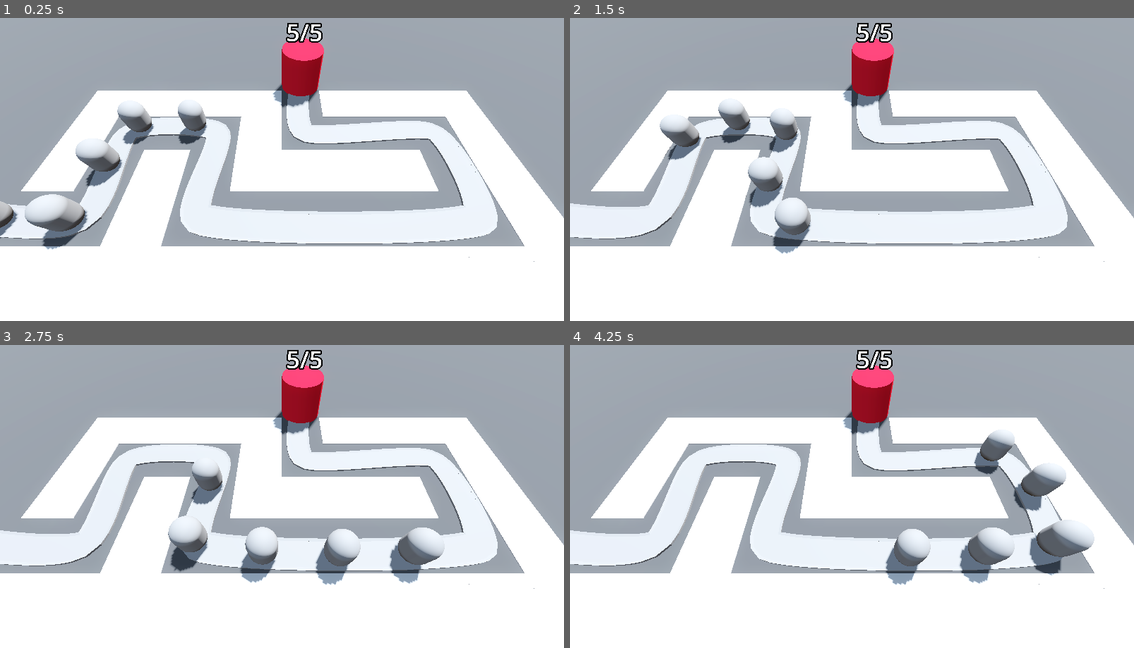
Above: before the commit, frames 1-4 (two rows, left to right).
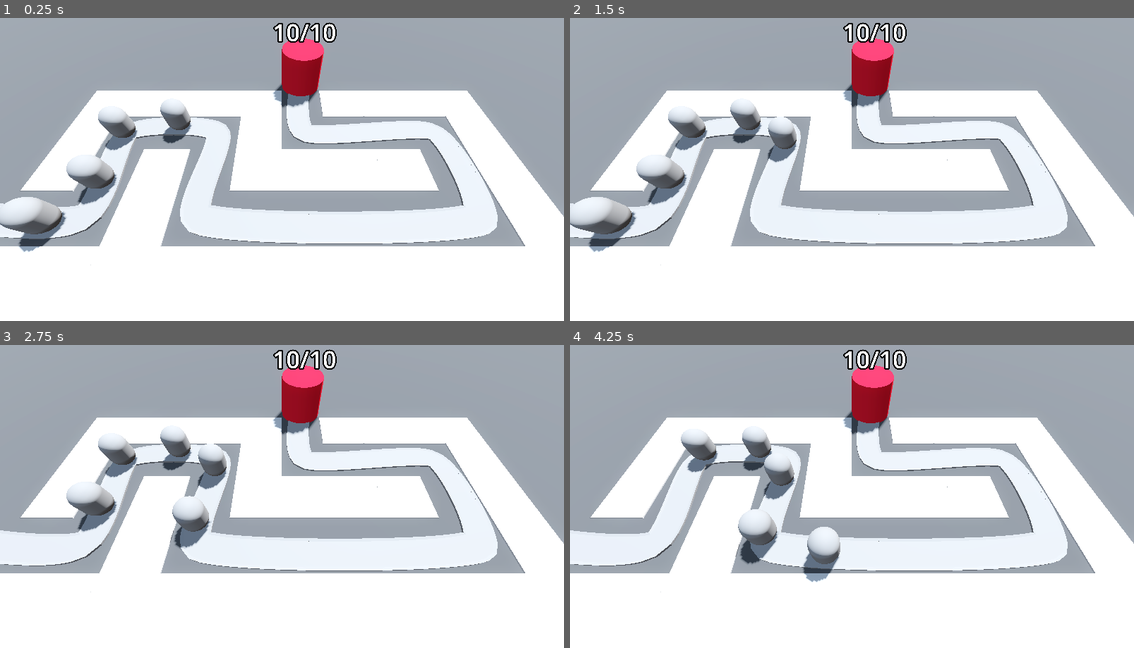
Above: after the commit, the same moments.

Repository: benediktms/BarbarianBlaster
Game: Godot game, scene res://levels/base_level.tscn
Same seed, same stepped clock (60 frames per second), same inputs: the game is played once before the commit and once after it.
Inputs (mouse positions are in pixels of both pictures, inside the frame that each line leads up to):
- Up to frame 1 (0.25 s): no input
- Up to frame 2 (1.5 s): move the mouse to (976, 148) at 0.52 s; move the mouse to (739, 178) at 1.27 s
- Up to frame 3 (2.75 s): move the mouse to (338, 420) at 2.02 s
- Up to frame 4 (4.25 s): move the mouse to (823, 554) at 2.77 s; move the mouse to (1021, 535) at 3.52 s

The runs differ from the first frame. In frame 1, 5.5% of the frame differs, in the area x 0-100%, y 1-82%; in frame 2, 6.2%; in frame 3, 7.3%; in frame 4, 8.2%, in the area x 3-100%, y 1-82%.

Commit message:
feat: add ray cast to detect mouse over

Diff:
--- a/base/base.gd
+++ b/base/base.gd
@@ -6,14 +6,14 @@
 var current_health: int:
 	set(new_value):
 		current_health = new_value
-		label_3d.text = str(new_value) + "/" + str(max_health)
-		label_3d.modulate = Color.RED.lerp(Color.WHITE, float(current_health) / float(max_health))
+		label.text = str(new_value) + "/" + str(max_health)
+		label.modulate = Color.RED.lerp(Color.WHITE, float(current_health) / float(max_health))
 		if current_health < 1:
 			get_tree().reload_current_scene()
 	get:
 		return current_health
 
-@onready var label_3d: Label3D = $Label3D
+@onready var label: Label3D = $Label3D
 
 var path: Path3D
 var target_pos: Vector3
--- a/enemy/enemy.gd
+++ b/enemy/enemy.gd
@@ -5,7 +5,7 @@
 @onready var base: Base = get_tree().get_first_node_in_group("base")
 
 func _process(delta: float) -> void:
-	progress += (speed * delta)
+	progress += speed * delta
 	if progress_ratio == 1.0:
 		base.take_damage()
 		set_process(false)
--- a/levels/base_level.tscn
+++ b/levels/base_level.tscn
@@ -1,5 +1,6 @@
-[gd_scene load_steps=9 format=3 uid="uid://coecxrwxxsy36"]
+[gd_scene load_steps=10 format=3 uid="uid://coecxrwxxsy36"]
 
+[ext_resource type="PackedScene" uid="uid://63n5k2fa2a3m" path="res://ray_picker_camera.tscn" id="1_1rpqs"]
 [ext_resource type="MeshLibrary" uid="uid://bpu0omjtkijh5" path="res://mesh_libraries/space_library.tres" id="1_je2uu"]
 [ext_resource type="PackedScene" uid="uid://cdlvoxgqan1vg" path="res://enemy/enemy.tscn" id="2_0dgvs"]
 [ext_resource type="PackedScene" uid="uid://cifvhqfbfjnrq" path="res://base/base.tscn" id="3_7r3lq"]
@@ -28,6 +29,7 @@
 point_count = 9
 
 [node name="BaseLevel" type="Node3D"]
+transform = Transform3D(1, 0, 0, 0, 1, 0, 0, 0, 1, 2.08165e-12, 2.08165e-12, 2.08165e-12)
 
 [node name="WorldEnvironment" type="WorldEnvironment" parent="."]
 environment = SubResource("Environment_0k86y")
@@ -41,19 +43,20 @@
 size = Vector3(100, 2, 100)
 material = SubResource("StandardMaterial3D_r2non")
 
-[node name="Camera3D" type="Camera3D" parent="."]
+[node name="RayPickerCamera" parent="." instance=ExtResource("1_1rpqs")]
 transform = Transform3D(1, -6.64895e-16, 1.47403e-16, 2.42442e-16, 0.54981, 0.83529, -6.36424e-16, -0.83529, 0.54981, 2.08165e-12, 14.4525, 10.8699)
 
 [node name="GridMap" type="GridMap" parent="."]
+transform = Transform3D(1, 0, 0, 0, 1, 0, 0, 0, 1, 2.08165e-12, 2.08165e-12, 2.08165e-12)
 mesh_library = ExtResource("1_je2uu")
-cell_size = Vector3(4, 4, 4)
-cell_center_y = false
+cell_size = Vector3(4, 0.102, 4)
 data = {
-"cells": PackedInt32Array(65535, 65534, 0, 65535, 2, 0, 65531, 65535, 0, 4, 65535, 0, 65531, 65534, 0, 65531, 0, 0, 65531, 2, 0, 65532, 65534, 0, 65532, 2, 0, 65533, 65534, 0, 65533, 2, 0, 65534, 65534, 0, 65534, 2, 0, 0, 2, 0, 1, 65534, 0, 1, 2, 0, 2, 65534, 0, 2, 2, 0, 3, 2, 0, 4, 65534, 0, 4, 0, 0, 4, 1, 0, 4, 2, 0, 65533, 0, 0, 65533, 1, 0, 65535, 65535, 0, 65535, 0, 0, 0, 0, 0, 1, 0, 0, 3, 65534, 0, 2, 0, 0)
+"cells": PackedInt32Array(65531, 0, 0, 65531, 65535, 0, 65531, 65534, 0, 65532, 65534, 0, 65533, 65534, 0, 65534, 65534, 0, 65535, 65534, 0, 65535, 65535, 0, 65535, 0, 0, 1, 0, 0, 2, 0, 0, 1, 65534, 0, 2, 65534, 0, 3, 65534, 0, 4, 65534, 0, 4, 65535, 0, 4, 0, 0, 4, 1, 0, 4, 2, 0, 3, 2, 0, 2, 2, 0, 1, 2, 0, 0, 2, 0, 65535, 2, 0, 65534, 2, 0, 65533, 2, 0, 65533, 1, 0, 65532, 2, 0, 65531, 2, 0, 0, 0, 0, 65533, 0, 0)
 }
+metadata/_editor_floor_ = Vector3(0, 0, 0)
 
 [node name="Path3D" type="Path3D" parent="."]
-transform = Transform3D(1, 0.000404371, -0.000737994, -0.000404211, 1, 0.000231209, 0.000738081, -0.000230928, 1, 2.08165e-12, 2.08165e-12, 2.08165e-12)
+transform = Transform3D(1, 0.000404371, -0.000737994, -0.000404211, 1, 0.000231209, 0.000738081, -0.000230928, 1, 0, 2.08165e-12, 0)
 curve = SubResource("Curve3D_omsu8")
 
 [node name="Road" type="CSGPolygon3D" parent="Path3D"]
@@ -98,32 +101,26 @@
 [node name="Enemy" parent="Path3D" instance=ExtResource("2_0dgvs")]
 transform = Transform3D(-4.37112e-08, 2.60206e-13, -0.999997, -1.35525e-20, 1, 2.60205e-13, 0.999995, 2.49265e-20, -4.37113e-08, -22, 2.08165e-12, 6)
 loop = false
-speed = 10.0
 
 [node name="Enemy2" parent="Path3D" instance=ExtResource("2_0dgvs")]
 transform = Transform3D(-0.0233318, 2.9641e-13, -0.999725, 1.29759e-12, 1, 2.66206e-13, 0.999723, -1.29103e-12, -0.0233319, -17.0215, 6.72149e-13, 6.43832)
 progress = 5.0
 loop = false
-speed = 10.0
 
 [node name="Enemy3" parent="Path3D" instance=ExtResource("2_0dgvs")]
 transform = Transform3D(0.997359, -1.96867e-12, 0.0725649, 1.97386e-12, 1, 1.4896e-20, -0.0725648, 1.43234e-13, 0.997361, -13.7367, 0, 4.16333)
 progress = 10.0
 loop = false
-speed = 10.0
 
 [node name="Enemy4" parent="Path3D" instance=ExtResource("2_0dgvs")]
-transform = Transform3D(0.999992, -1.97386e-12, -0.00251497, 1.97386e-12, 1, -2.14191e-23, 0.00251496, -4.96424e-15, 0.999994, -14.2887, 0, -0.804037)
+transform = Transform3D(0.999992, -1.97386e-12, -0.00251497, 1.97386e-12, 1, -2.14191e-23, 0.00251497, -4.96424e-15, 0.999994, -14.2887, 0, -0.804037)
 progress = 15.0
 loop = false
-speed = 10.0
 
 [node name="Enemy5" parent="Path3D" instance=ExtResource("2_0dgvs")]
 transform = Transform3D(0.0211681, -4.17832e-14, -0.999773, 1.97386e-12, 1, -4.38791e-20, 0.999771, -1.97343e-12, 0.0211681, -10.3868, 0, -2.74592)
 progress = 20.0
 loop = false
-speed = 10.0
 
-[node name="Base" parent="Path3D" instance=ExtResource("3_7r3lq")]
-transform = Transform3D(0.999999, -0.000402404, 0.000739696, 0.000406647, 1, -0.000232305, -0.000739458, 0.000230907, 0.999999, 1.99336, 0.00288696, -9.00147)
-max_health = 5
+[node name="Base" parent="." instance=ExtResource("3_7r3lq")]
+transform = Transform3D(1, 6.18297e-06, 5.52349e-06, 7.71923e-06, 1, -5.11042e-06, -4.98653e-06, -1.12312e-06, 1, 2, 2.61479e-10, -9)
--- a/mesh_libraries/space_library.tres
+++ b/mesh_libraries/space_library.tres
@@ -38,21 +38,24 @@
 "width": 64
 }
 
-[sub_resource type="ImageTexture" id="ImageTexture_d11r0"]
-image = SubResource("Image_hc585")
+[sub_resource type="ImageTexture" id="ImageTexture_k2ra0"]
+image = SubResource("Image_3ww7r")
+
+[sub_resource type="ConcavePolygonShape3D" id="ConcavePolygonShape3D_h5hjq"]
+data = PackedVector3Array(-2, 0.05, 2, 2, 0.05, 2, -2, -0.05, 2, 2, 0.05, 2, 2, -0.05, 2, -2, -0.05, 2, 2, 0.05, -2, -2, 0.05, -2, 2, -0.05, -2, -2, 0.05, -2, -2, -0.05, -2, 2, -0.05, -2, 2, 0.05, 2, 2, 0.05, -2, 2, -0.05, 2, 2, 0.05, -2, 2, -0.05, -2, 2, -0.05, 2, -2, 0.05, -2, -2, 0.05, 2, -2, -0.05, -2, -2, 0.05, 2, -2, -0.05, 2, -2, -0.05, -2, 2, 0.05, 2, -2, 0.05, 2, 2, 0.05, -2, -2, 0.05, 2, -2, 0.05, -2, 2, 0.05, -2, -2, -0.05, 2, 2, -0.05, 2, -2, -0.05, -2, 2, -0.05, 2, 2, -0.05, -2, -2, -0.05, -2)
 
 [resource]
 item/0/name = "FreeSpace"
-item/0/mesh = SubResource("BoxMesh_8ottr")
+item/0/mesh = SubResource("BoxMesh_3wib6")
 item/0/mesh_transform = Transform3D(1, 0, 0, 0, 1, 0, 0, 0, 1, 0, 0, 0)
 item/0/shapes = [SubResource("ConcavePolygonShape3D_i287t"), Transform3D(1, 0, 0, 0, 1, 0, 0, 0, 1, 0, 0, 0)]
 item/0/navigation_mesh_transform = Transform3D(1, 0, 0, 0, 1, 0, 0, 0, 1, 0, 0, 0)
 item/0/navigation_layers = 1
-item/0/preview = SubResource("ImageTexture_tbitf")
+item/0/preview = SubResource("ImageTexture_qq3is")
 item/1/name = "TurretBase"
-item/1/mesh = SubResource("BoxMesh_8ytpe")
+item/1/mesh = SubResource("BoxMesh_jbjaa")
 item/1/mesh_transform = Transform3D(1, 0, 0, 0, 1, 0, 0, 0, 1, 0, 0, 0)
-item/1/shapes = [SubResource("ConcavePolygonShape3D_i287t"), Transform3D(1, 0, 0, 0, 1, 0, 0, 0, 1, 0, 0, 0)]
-item/1/navigation_mesh_transform = Transform3D(1, 0, 0, 0, 1, 0, 0, 0, 1, 0, 0, 0)
+item/1/shapes = [SubResource("ConcavePolygonShape3D_h5hjq"), Transform3D(1, 0, 0, 0, 1, 0, 0, 0, 1, 0, 0, 0)]
+item/1/navigation_mesh_transform = Transform3D(1, 2.08165e-12, 2.08165e-12, 2.08165e-12, 1, 2.08165e-12, 2.08165e-12, 2.08165e-12, 1, 2.08165e-12, 2.08165e-12, 2.08165e-12)
 item/1/navigation_layers = 1
-item/1/preview = SubResource("ImageTexture_d11r0")
+item/1/preview = SubResource("ImageTexture_k2ra0")
--- a/mesh_libraries/space_library.tscn
+++ b/mesh_libraries/space_library.tscn
@@ -17,9 +17,13 @@
 material = SubResource("StandardMaterial3D_andq7")
 size = Vector3(4, 0.1, 4)
 
+[sub_resource type="ConcavePolygonShape3D" id="ConcavePolygonShape3D_h5hjq"]
+data = PackedVector3Array(-2, 0.05, 2, 2, 0.05, 2, -2, -0.05, 2, 2, 0.05, 2, 2, -0.05, 2, -2, -0.05, 2, 2, 0.05, -2, -2, 0.05, -2, 2, -0.05, -2, -2, 0.05, -2, -2, -0.05, -2, 2, -0.05, -2, 2, 0.05, 2, 2, 0.05, -2, 2, -0.05, 2, 2, 0.05, -2, 2, -0.05, -2, 2, -0.05, 2, -2, 0.05, -2, -2, 0.05, 2, -2, -0.05, -2, -2, 0.05, 2, -2, -0.05, 2, -2, -0.05, -2, 2, 0.05, 2, -2, 0.05, 2, 2, 0.05, -2, -2, 0.05, 2, -2, 0.05, -2, 2, 0.05, -2, -2, -0.05, 2, 2, -0.05, 2, -2, -0.05, -2, 2, -0.05, 2, 2, -0.05, -2, -2, -0.05, -2)
+
 [node name="SpaceLibrary" type="Node3D"]
 
 [node name="FreeSpace" type="MeshInstance3D" parent="."]
+transform = Transform3D(1, 0, 0, 0, 1, 0, 0, 0, 1, 0, 0, 5)
 mesh = SubResource("BoxMesh_2nfq8")
 
 [node name="StaticBody3D" type="StaticBody3D" parent="FreeSpace"]
@@ -28,10 +32,9 @@
 shape = SubResource("ConcavePolygonShape3D_i287t")
 
 [node name="TurretBase" type="MeshInstance3D" parent="."]
-transform = Transform3D(1, 0, 0, 0, 1, 0, 0, 0, 1, 0, 0, 4)
 mesh = SubResource("BoxMesh_lux4a")
 
 [node name="StaticBody3D" type="StaticBody3D" parent="TurretBase"]
 
 [node name="CollisionShape3D" type="CollisionShape3D" parent="TurretBase/StaticBody3D"]
-shape = SubResource("ConcavePolygonShape3D_i287t")
+shape = SubResource("ConcavePolygonShape3D_h5hjq")
--- /dev/null
+++ b/ray_picker_camera.gd
@@ -0,0 +1,16 @@
+extends Camera3D
+
+@onready var ray_cast: RayCast3D = $RayCast3D
+
+func _process(_delta: float) -> void:
+	var mouse_position := get_viewport().get_mouse_position()
+	ray_cast.target_position = project_local_ray_normal(mouse_position) * 100.0
+	ray_cast.force_raycast_update()
+
+	if not ray_cast.is_colliding() or not ray_cast.get_collider() is GridMap: return
+	var grid_map := ray_cast.get_collider() as GridMap
+	var collision_point := grid_map.to_local(ray_cast.get_collision_point())
+	var cell := grid_map.local_to_map(collision_point)
+
+	if grid_map.get_cell_item(cell) == 0:
+		grid_map.set_cell_item(cell, 1)
--- /dev/null
+++ b/ray_picker_camera.tscn
@@ -0,0 +1,10 @@
+[gd_scene load_steps=2 format=3 uid="uid://63n5k2fa2a3m"]
+
+[ext_resource type="Script" path="res://RayPickerCamera.cs" id="1_bd736"]
+
+[node name="RayPickerCamera" type="Camera3D"]
+transform = Transform3D(1, -6.64895e-16, 1.47403e-16, 2.42442e-16, 0.54981, 0.83529, -6.36424e-16, -0.83529, 0.54981, 0, 0, 0)
+script = ExtResource("1_bd736")
+
+[node name="RayCast3D" type="RayCast3D" parent="."]
+target_position = Vector3(2.08165e-12, 2.08165e-12, -2)
Not shown: 3 places in mesh_libraries/space_library.tres that only renumber resources
Not shown: 1 places in mesh_libraries/space_library.tscn that only renumber resources
